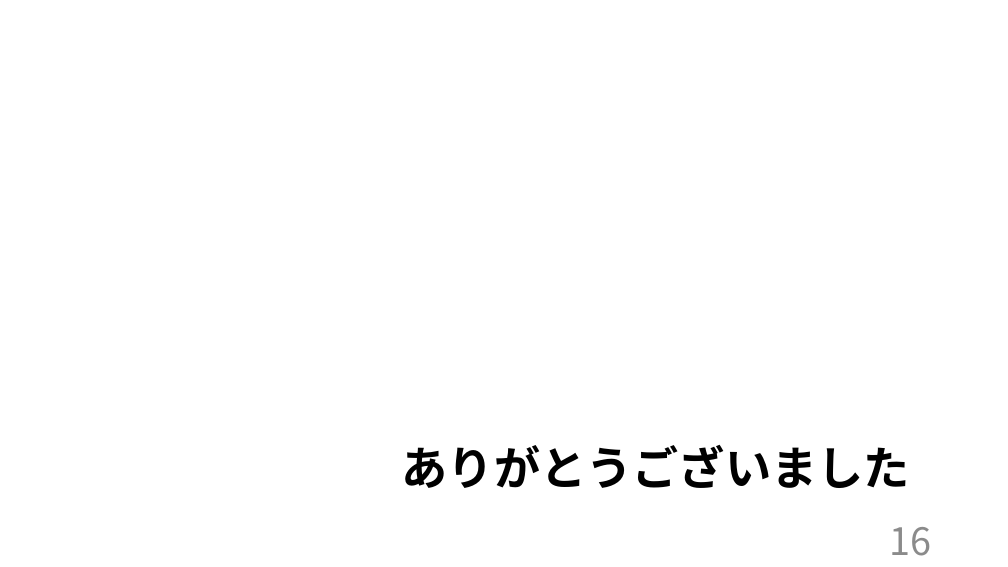
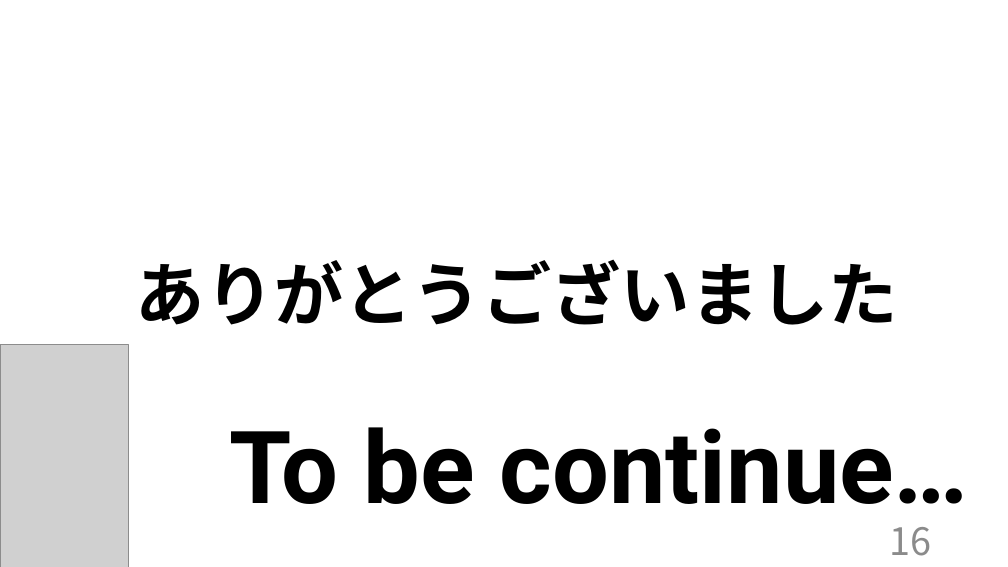
Before and after one commit to kazukiyoshida96/PM-, a slide deck: slide 17 of ＰＭ学科専用2.pptx. Drawn at 1008x567 pixels with LibreOffice and Linux fonts; fonts in the diff are those of the drawing; grey boxes stand for pictures. Boxes give left, top, right and bottom in pixels: in the first picture for what was removed or moved away, otherwise in the second. Text is boxed around its words. In the diff, an @@ line names an element or a change of style, - is before the commit and + after.

```diff
--- a/ＰＭ学科専用2.pptx
+++ b/ＰＭ学科専用2.pptx
@@ text "ありがとうございました": place and size @@
-text "ありがとうございました" at [402,445,910,488]
+text "ありがとうございました" at [136,259,898,325]
@@ text "ありがとうございました" at [136,259,898,325]: size 44 to 66 pt, font Noto Sans CJK JP to Roboto; line spacing 0.9 to 1; vertical alignment middle to top @@
@@ picture added at [0,345,129,567] @@
@@ title added at [230,427,968,504], 96 pt, text #000000, bold @@
+To be continue…
```
Also in this commit, not shown: 16 other slides changed.
